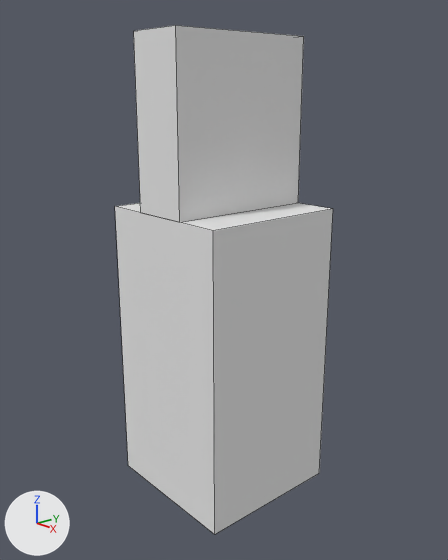
An edit to the Blender file Assets/Models/GROUND_Muddy_WoodWall.blend, drawn before and after from the same camera.
Camera for both pictures: a 50 mm lens placed at (6.03, -5.23, 3.33), pointed at (0.03, 0.0, 0.93). Arrows for +X, +Y and +Z are at lower left; the lights stay in place. Mesh edges are drawn as thin lines.

In view in the first picture: 'Cube', 'WoodWall'.
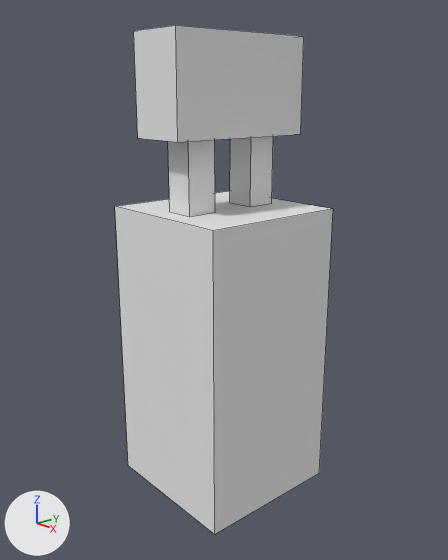
Patch to the scene script:
```diff
--- a/Assets/Models/GROUND_Muddy_WoodWall.blend.py
+++ b/Assets/Models/GROUND_Muddy_WoodWall.blend.py
@@ me_cube_001 @@
 me_cube_001.from_pydata(...)  # 8 vertices, 6 faces; spans x -0.4..0.4, y -1.0..1.0, z -1.0..1.1
 # used by ob_woodwall; location = (0.0, 0.0, 2.9)
+# me_cube_001 part 1: the whole mesh is scaled about its middle by (1, 1, 0.571), then moved by (0.0, 0.0, 0.45)
 me_cube_001.materials.append(mat_wood)
@@ me_cube_004 @@
+me_cube_004.from_pydata([(-1.0, -1.0, -3.5), (-1.0, -1.0, 1.0), (-1.0, 1.0, -3.5), (-1.0, 1.0, 1.0), (1.0, -1.0, -3.5), (1.0, -1.0, 1.0), (1.0, 1.0, -3.5), (1.0, 1.0, 1.0)], [], [(0, 1, 3, 2), (2, 3, 7, 6), (6, 7, 5, 4), (4, 5, 1, 0)])
+me_cube_004.materials.append(mat_wood)  # white #e7e7e7
@@ me_cube_002 @@
+me_cube_002.from_pydata([(-1.0, -1.0, -3.5), (-1.0, -1.0, 1.0), (-1.0, 1.0, -3.5), (-1.0, 1.0, 1.0), (1.0, -1.0, -3.5), (1.0, -1.0, 1.0), (1.0, 1.0, -3.5), (1.0, 1.0, 1.0)], [], [(0, 1, 3, 2), (2, 3, 7, 6), (6, 7, 5, 4), (4, 5, 1, 0)])
+me_cube_002.materials.append(mat_wood)  # white #e7e7e7
@@ ob_wallleg2 @@
+ob_wallleg2 = bpy.data.objects.new('WallLeg2', me_cube_004)
+ob_wallleg2.location = (0.0, 0.5, 2.6)
+ob_wallleg2.scale = (0.2, 0.2, 0.2)
@@ ob_wallleg1 @@
+ob_wallleg1 = bpy.data.objects.new('WallLeg1', me_cube_002)
+ob_wallleg1.location = (0.0, -0.5, 2.6)
+ob_wallleg1.scale = (0.2, 0.2, 0.2)
```

Changed parts and their boxes (x1, y1, x2, y2) in the pictures (448 x 560 px):
'WoodWall', mesh rescaled (40% shorter)
    before: (134, 25, 304, 222)
    after: (134, 25, 304, 142)
'WallLeg1', added
    after: (168, 140, 215, 216)
'WallLeg2', added
    after: (230, 136, 273, 207)
